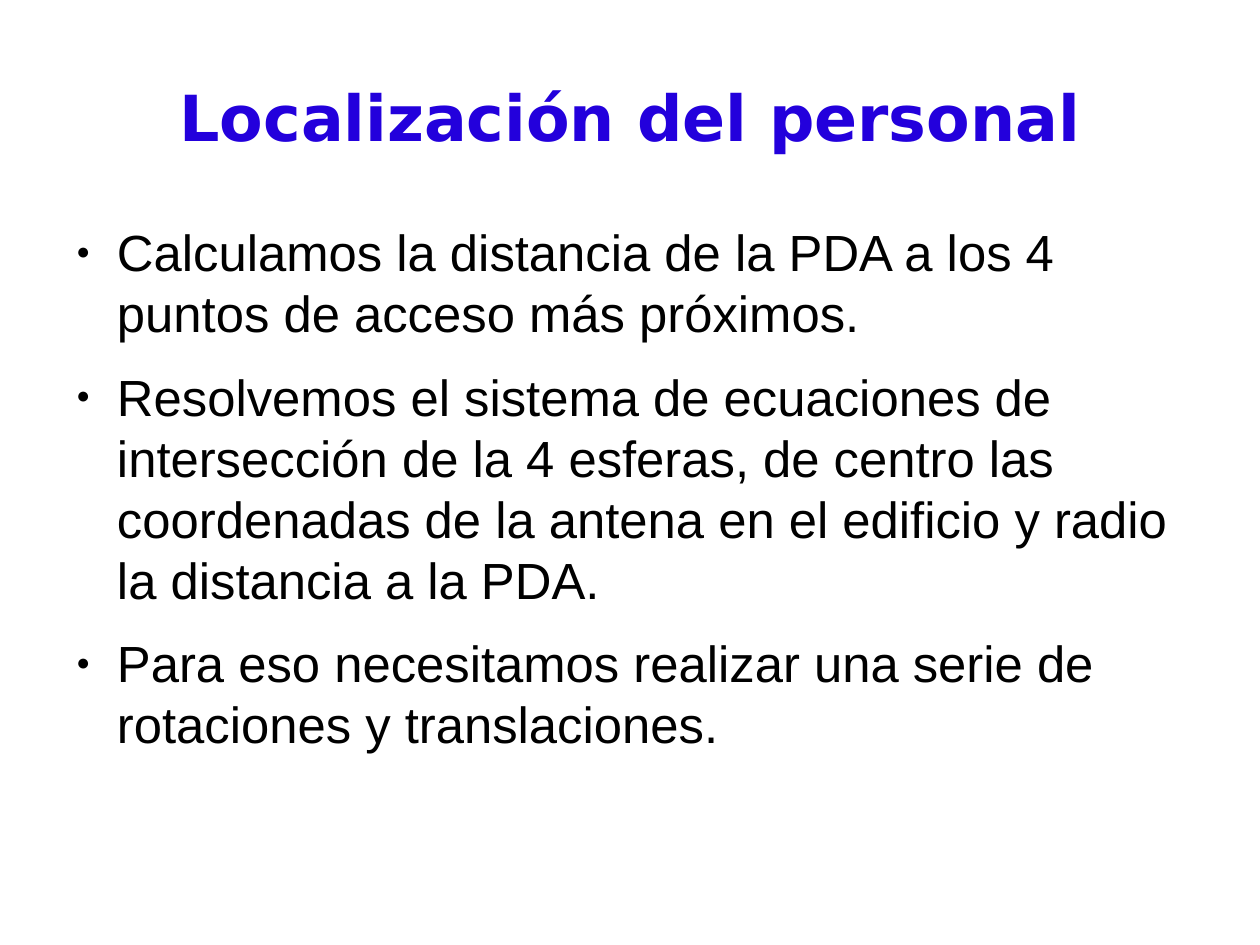
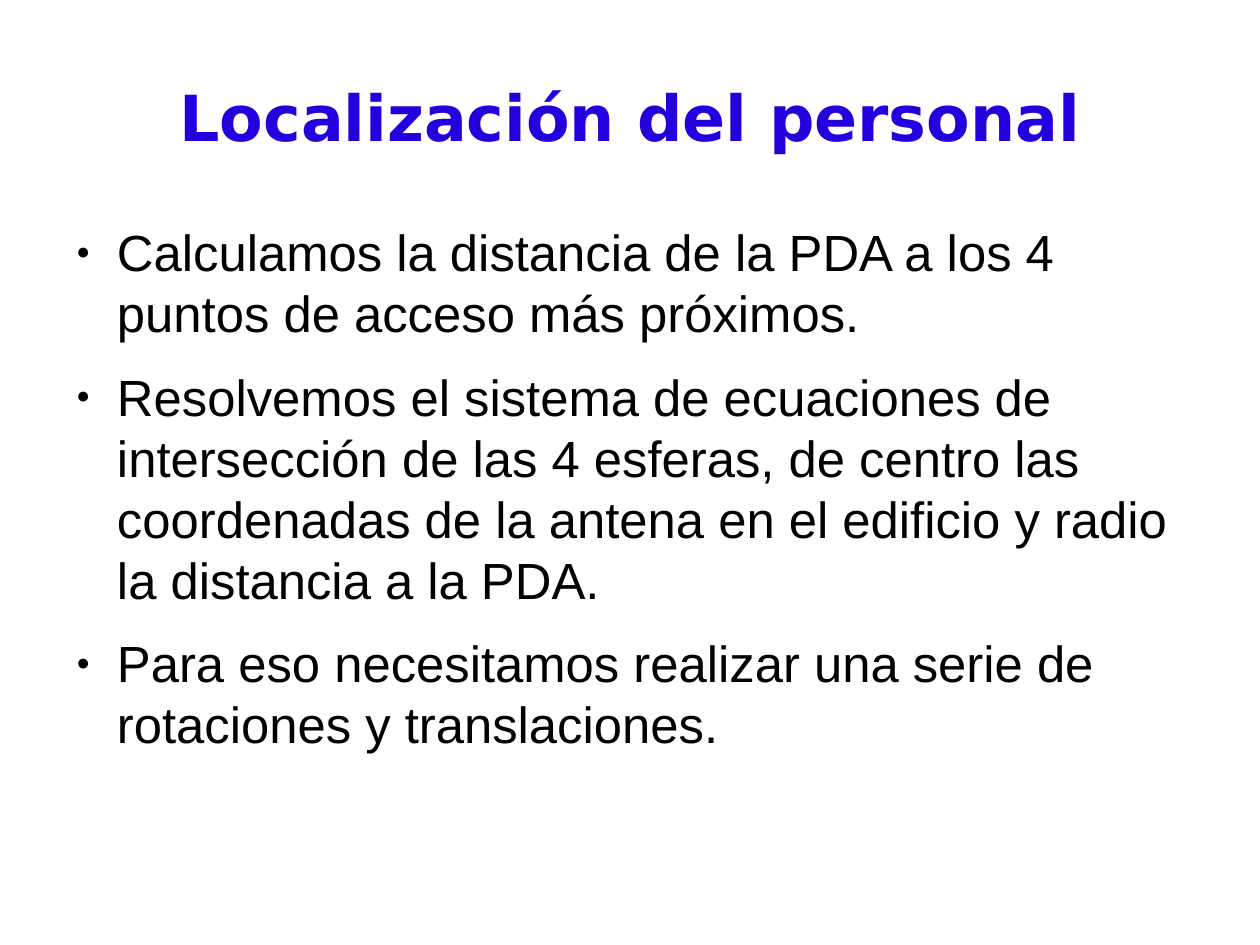
Before and after one commit to BackupTheBerlios/pdassii, a slide deck: slide 18 of Documentos/presentación.odp (slide 17 before the commit). Drawn at 1260x945 pixels with LibreOffice and Linux fonts; fonts in the diff are those of the drawing. Boxes give left, top, right and bottom in pixels: in the first picture for what was removed or moved away, otherwise in the second. Text is boxed around its words. In the diff, an @@ line names an element or a change of style, - is before the commit and + after.

```diff
--- a/Documentos/presentación.odp
+++ b/Documentos/presentación.odp
@@ text at box(117, 379, 1167, 600): text changed @@
-● Resolvemos el sistema de ecuaciones de intersección de la 4 esferas, de centro las coordenadas de la antena en el edificio y radio la distancia a la PDA.
+● Resolvemos el sistema de ecuaciones de intersección de las 4 esferas, de centro las coordenadas de la antena en el edificio y radio la distancia a la PDA.
```
Also in this commit, not shown: 9 other slides changed, 3 slides added.
